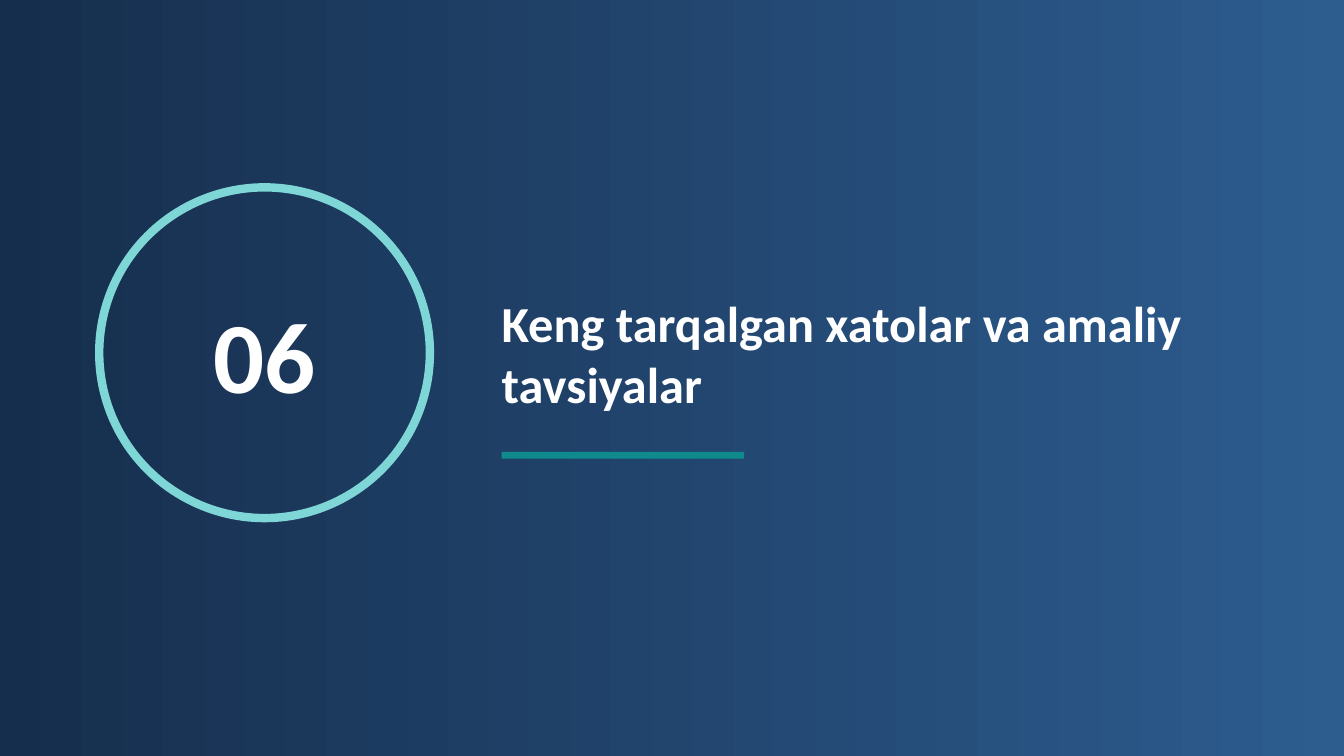
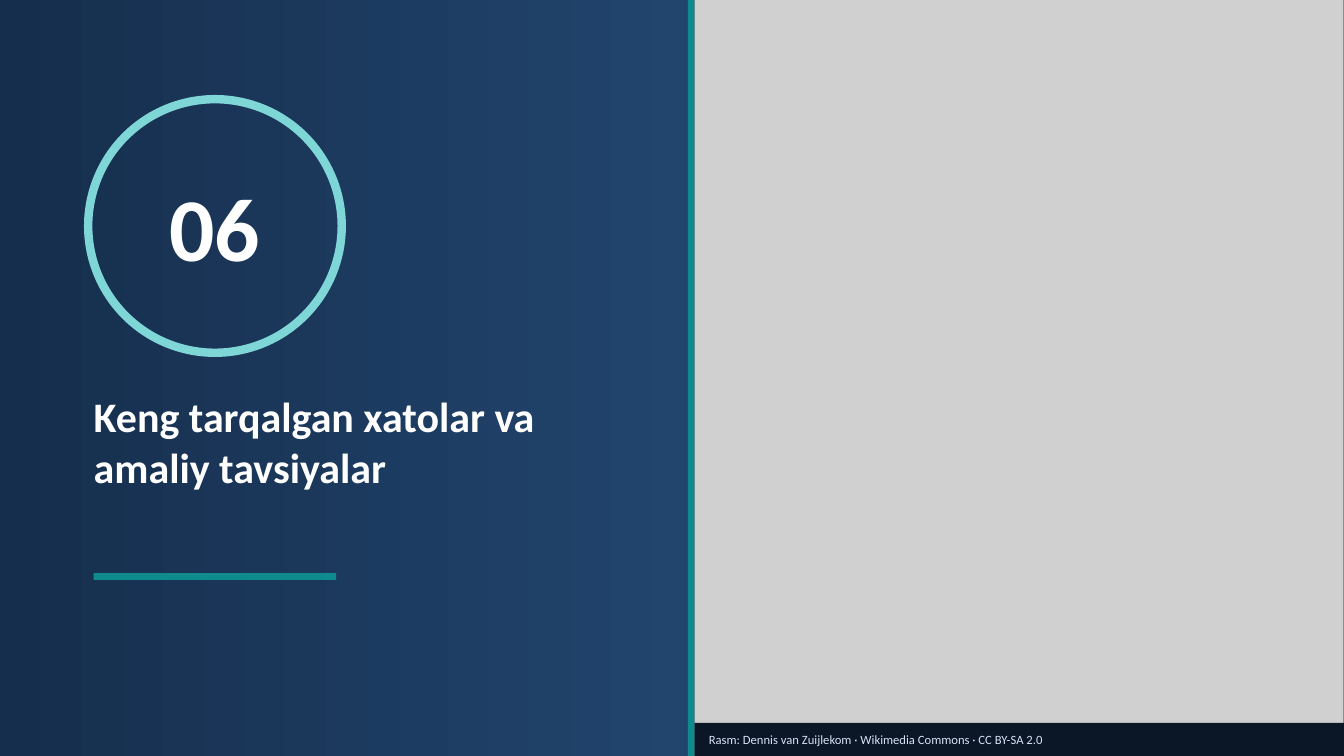
Before and after one commit to sayka7/ktm_labs, a slide deck: slide 33 of slaydlar/A2.pptx. Drawn at 1344x756 pixels with LibreOffice and Linux fonts; fonts in the diff are those of the drawing; grey boxes stand for pictures. Boxes give left, top, right and bottom in pixels: in the first picture for what was removed or moved away, otherwise in the second. Text is boxed around its words. In the diff, an @@ line names an element or a change of style, - is before the commit and + after.

```diff
--- a/slaydlar/A2.pptx
+++ b/slaydlar/A2.pptx
@@ rectangle: place and size @@
-rectangle at (502,452,745,459)
+rectangle at (688,0,695,756)
@@ picture added at (695,0,1344,756) @@
@@ text "06": place and size @@
-text "06" at (213,324,315,394)
+text "06" at (170,200,261,262)
@@ text "06" at (170,200,261,262): size 72 to 64 pt @@
@@ ellipse: place and size @@
-ellipse at (99,188,430,518)
+ellipse at (88,99,342,353)
@@ text "Keng tarqalgan xatolar va amaliy ...": place and size @@
-text "Keng tarqalgan xatolar va amaliy ..." at (502,306,1181,411)
+text "Keng tarqalgan xatolar va amaliy ..." at (94,402,535,490)
@@ text "Keng tarqalgan xatolar va amaliy ..." at (94,402,535,490): size 36 to 30 pt; vertical alignment middle to top @@
@@ rectangle added at (94,574,337,581), fill #0F8B8D @@
@@ rectangle added at (695,723,1344,756), fill #0B1626 @@
@@ text added at (709,735,1042,746), 9 pt, text #D7E3F4 @@
+Rasm: Dennis van Zuijlekom · Wikimedia Commons · CC BY-SA 2.0
```
Also in this commit, not shown: 6 other slides changed, 3 slides added, 15 slides removed, 21 other files.
